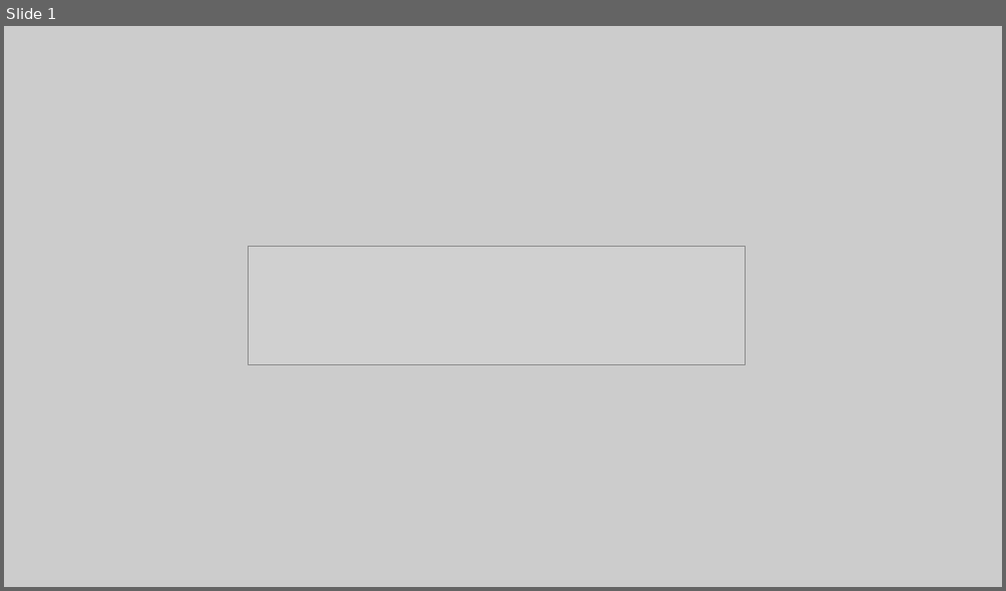
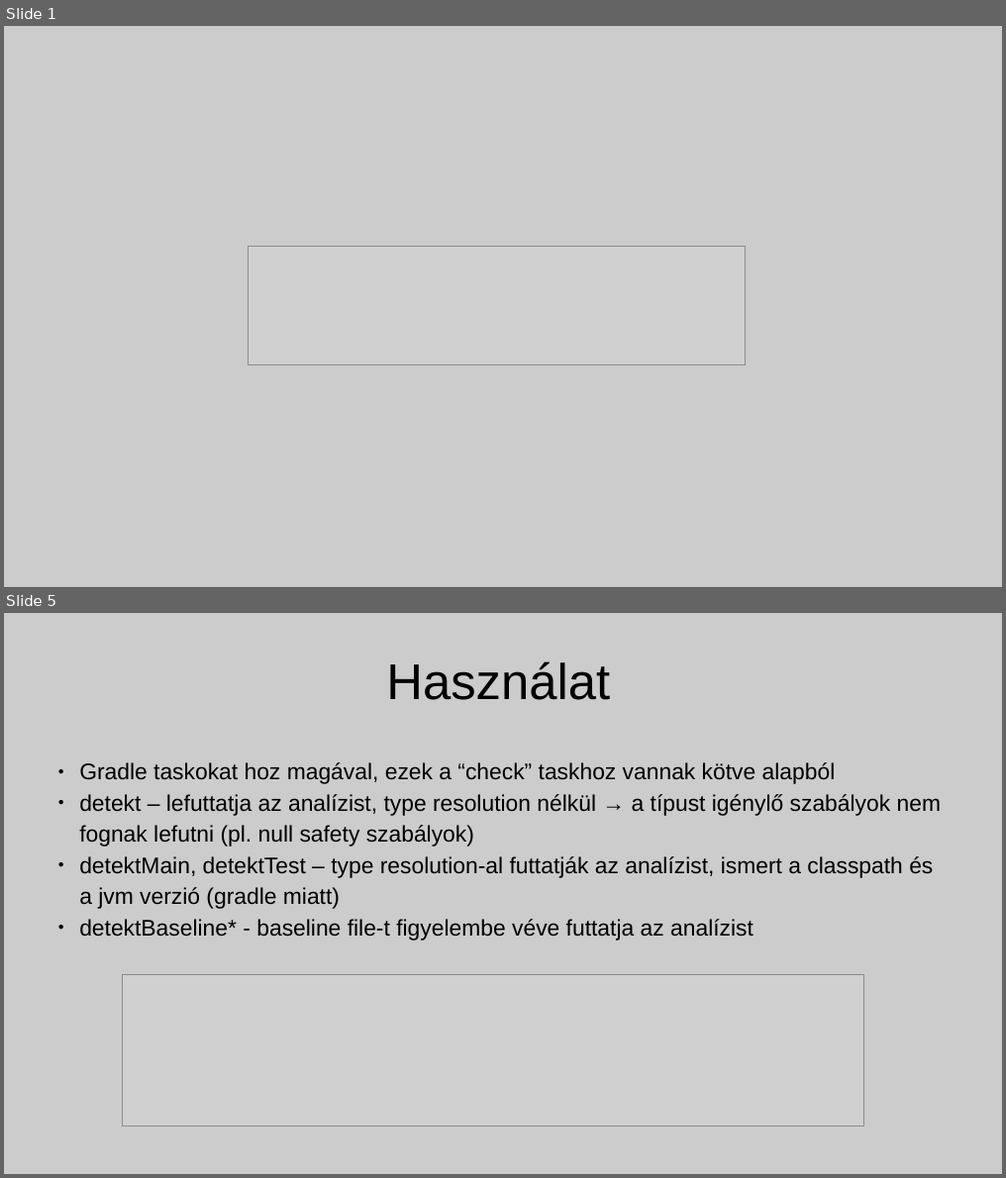
Before and after one commit to adams1mon/detekt-demo, a slide deck: detekt-presentation/presentation.odp. Shown one above the other, each under a label of ours: slide 1 before the commit, slides 1 and 5 after it; the slides between them are not shown. The pictures are 1006x591 and 1006x1178 pixels, drawn with LibreOffice and Linux fonts; fonts in the diff are those of the drawing; grey boxes stand for pictures. Boxes give left, top, right and bottom in pixels: in the first picture for what was removed or moved away, otherwise in the second. Text is boxed around its words. In the diff, an @@ line names an element or a change of style, - is before the commit and + after.

```diff
--- a/detekt-presentation/presentation.odp
+++ b/detekt-presentation/presentation.odp
@@ slide 5 added at (4,613,1002,1174), background #CCCCCC @@
@@ title added at (386,662,610,700), 40 pt, text #000000 @@
+Használat
@@ text added at (79,762,941,941), 18 pt, text #000000 @@
+● Gradle taskokat hoz magával, ezek a “check” taskhoz vannak kötve alapból
+● detekt – lefuttatja az analízist, type resolution nélkül → a típust igénylő szabályok nem fognak lefutni (pl. null safety szabályok)
+● detektMain, detektTest – type resolution-al futtatják az analízist, ismert a classpath és a jvm verzió (gradle miatt)
+● detektBaseline* - baseline file-t figyelembe véve futtatja az analízist
@@ picture added at (123,975,864,1127) @@
```
Also in this commit, not shown: 5 other slides added, 3 slides removed, 3 other files.
